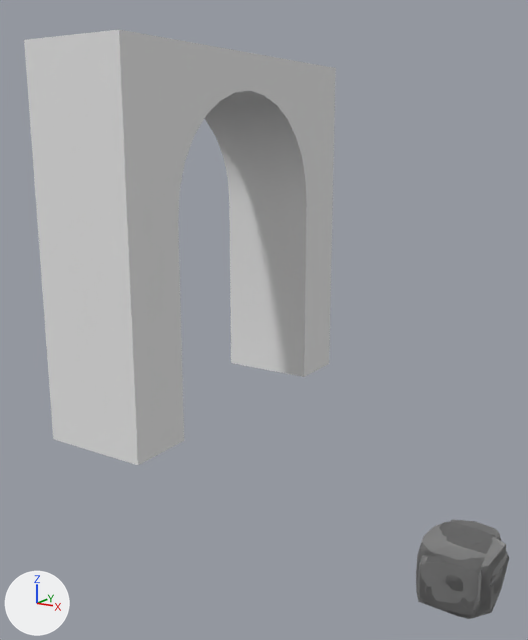
Before and after pictures for a commit that changed the Blender file Data/Blender/Shaina/tunnel_und_steine_pack.blend.
Both versions are drawn from a camera (50 mm lens) standing at (5.77, -6.14, 3.85) and looking at (0.77, 1.65, 1.59). Arrows for +X, +Y and +Z are at lower left; the lights stay in place.

The older version as bpy lines, for what is in view:
```python
ob_rock_1_005 = bpy.data.objects.new('rock_1.005', me_pm3d_cube3d1_133)
ob_rock_1_005.location = (4.01, 0.0, 0.0)
ob_rock_2_010 = bpy.data.objects.new('rock_2.010', me_pm3d_cube3d1_1_039)
ob_rock_2_010.location = (4.01, 0.0, 0.0)
ob_rock_3_008 = bpy.data.objects.new('rock_3.008', me_pm3d_cube3d1_2_130)
ob_rock_3_008.location = (4.01, 0.0, 0.0)
ob_rock_4_004 = bpy.data.objects.new('rock_4.004', me_pm3d_cube3d1_3_035)
ob_rock_4_004.location = (4.01, 0.0, 0.0)
ob_rock_5_001 = bpy.data.objects.new('rock_5.001', me_pm3d_cube3d1_4_035)
ob_rock_5_001.location = (4.01, 0.0, 0.0)
ob_rock_6_004 = bpy.data.objects.new('rock_6.004', me_pm3d_cube3d1_5_043)
ob_rock_6_004.location = (4.01, 0.0, 0.0)
ob_wall_arch_big_01 = bpy.data.objects.new('Wall_Arch_Big_01', me_cube_014)
ob_wall_arch_big_01.location = (0.0, 0.0, 0.0)
```
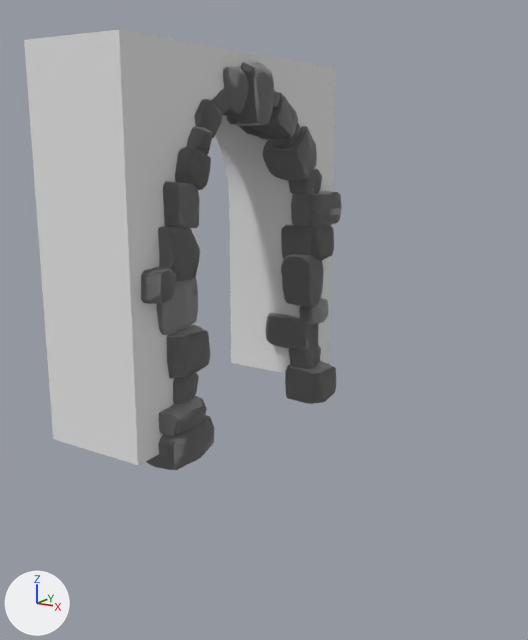
Patch to the scene script:
```diff
--- a/Data/Blender/Shaina/tunnel_und_steine_pack.blend.py
+++ b/Data/Blender/Shaina/tunnel_und_steine_pack.blend.py
@@ ob_rock_1_005 @@
 ob_rock_1_005 = bpy.data.objects.new('rock_1.005', me_pm3d_cube3d1_133)
-ob_rock_1_005.location = (4.01, 0.0, 0.0)
+ob_rock_1_005.location = (-0.02, 0.8, 0.05)
@@ ob_rock_2_010 @@
 ob_rock_2_010 = bpy.data.objects.new('rock_2.010', me_pm3d_cube3d1_1_039)
-ob_rock_2_010.location = (4.01, 0.0, 0.0)
+ob_rock_2_010.location = (-0.02, 2.5, 4.47)
+ob_rock_2_010.rotation_euler = (1.571, 0.0, 0.0)  # degrees (90, 0, 0)
@@ ob_rock_3_008 @@
 ob_rock_3_008 = bpy.data.objects.new('rock_3.008', me_pm3d_cube3d1_2_130)
-ob_rock_3_008.location = (4.01, 0.0, 0.0)
+ob_rock_3_008.location = (0.0, 4.31, -0.09)
@@ ob_rock_4_004 @@
 ob_rock_4_004 = bpy.data.objects.new('rock_4.004', me_pm3d_cube3d1_3_035)
-ob_rock_4_004.location = (4.01, 0.0, 0.0)
+ob_rock_4_004.location = (-0.12, 0.72, 0.44)
@@ ob_rock_5_001 @@
 ob_rock_5_001 = bpy.data.objects.new('rock_5.001', me_pm3d_cube3d1_4_035)
-ob_rock_5_001.location = (4.01, 0.0, 0.0)
+ob_rock_5_001.location = (0.02, 2.09, 4.49)
+ob_rock_5_001.rotation_euler = (1.571, -0.0791, 1.571)  # degrees (90, -4.5, 90)
@@ ob_rock_6_004 @@
 ob_rock_6_004 = bpy.data.objects.new('rock_6.004', me_pm3d_cube3d1_5_043)
-ob_rock_6_004.location = (4.01, 0.0, 0.0)
+ob_rock_6_004.location = (-0.07, 0.88, 0.78)
@@ ob_rock_2_013 @@
+ob_rock_2_013 = bpy.data.objects.new('rock_2.013', me_pm3d_cube3d1_1_039)
+ob_rock_2_013.location = (-0.3, 4.18, 0.76)
+ob_rock_2_013.rotation_euler = (-0.0744, 1.622, 1.494)  # degrees (-4.3, 93, 86)
@@ ob_rock_6_010 @@
+ob_rock_6_010 = bpy.data.objects.new('rock_6.010', me_pm3d_cube3d1_5_043)
+ob_rock_6_010.location = (-0.05, 4.23, 0.35)
@@ ob_rock_5_005 @@
+ob_rock_5_005 = bpy.data.objects.new('rock_5.005', me_pm3d_cube3d1_4_035)
+ob_rock_5_005.location = (0.07, 4.31, 1.09)
+ob_rock_5_005.rotation_euler = (0.0, 1.571, 0.0)  # degrees (0, 90, 0)
@@ ob_rock_2_012 @@
+ob_rock_2_012 = bpy.data.objects.new('rock_2.012', me_pm3d_cube3d1_1_039)
+ob_rock_2_012.location = (-0.04, 4.09, 1.67)
+ob_rock_2_012.rotation_euler = (1.571, 0.0, 0.0)  # degrees (90, 0, 0)
@@ ob_rock_3_013 @@
+ob_rock_3_013 = bpy.data.objects.new('rock_3.013', me_pm3d_cube3d1_2_130)
+ob_rock_3_013.location = (-0.14, 4.39, 2.28)
@@ ob_rock_1_007 @@
+ob_rock_1_007 = bpy.data.objects.new('rock_1.007', me_pm3d_cube3d1_133)
+ob_rock_1_007.location = (0.01, 4.41, 2.79)
+ob_rock_1_007.rotation_euler = (0.128, 1.623, 0.127)  # degrees (7.3, 93, 7.3)
@@ ob_rock_6_009 @@
+ob_rock_6_009 = bpy.data.objects.new('rock_6.009', me_pm3d_cube3d1_5_043)
+ob_rock_6_009.location = (-0.07, 4.18, 3.23)
+ob_rock_6_009.rotation_euler = (0.015, 0.0, 0.0)  # degrees (0.9, 0, 0)
@@ ob_rock_3_012 @@
+ob_rock_3_012 = bpy.data.objects.new('rock_3.012', me_pm3d_cube3d1_2_130)
+ob_rock_3_012.location = (-0.18, 3.92, 3.63)
+ob_rock_3_012.rotation_euler = (0.814, 3.142, 0.0)  # degrees (47, 180, 0)
@@ ob_rock_6_008 @@
+ob_rock_6_008 = bpy.data.objects.new('rock_6.008', me_pm3d_cube3d1_5_043)
+ob_rock_6_008.location = (-0.16, 3.59, 4.01)
+ob_rock_6_008.rotation_euler = (-1.571, 0.757, -1.571)  # degrees (-90, 43, -90)
@@ ob_rock_1_006 @@
+ob_rock_1_006 = bpy.data.objects.new('rock_1.006', me_pm3d_cube3d1_133)
+ob_rock_1_006.location = (-0.22, 3.26, 4.22)
+ob_rock_1_006.rotation_euler = (0.0, 0.594, 1.571)  # degrees (0, 34, 90)
@@ ob_rock_5_004 @@
+ob_rock_5_004 = bpy.data.objects.new('rock_5.004', me_pm3d_cube3d1_4_035)
+ob_rock_5_004.location = (-0.07, 2.89, 4.45)
+ob_rock_5_004.rotation_euler = (0.215, 0.0, 3.142)  # degrees (12, 0, 180)
@@ ob_rock_5_003 @@
+ob_rock_5_003 = bpy.data.objects.new('rock_5.003', me_pm3d_cube3d1_4_035)
+ob_rock_5_003.location = (-0.13, 1.79, 4.32)
+ob_rock_5_003.rotation_euler = (-0.564, 0.0, 3.142)  # degrees (-32, 0, 180)
@@ ob_rock_6_007 @@
+ob_rock_6_007 = bpy.data.objects.new('rock_6.007', me_pm3d_cube3d1_5_043)
+ob_rock_6_007.location = (0.02, 0.37, 2.2)
@@ ob_rock_6_006 @@
+ob_rock_6_006 = bpy.data.objects.new('rock_6.006', me_pm3d_cube3d1_5_043)
+ob_rock_6_006.location = (-0.12, 1.5, 4.12)
+ob_rock_6_006.rotation_euler = (1.571, -0.63, -1.571)  # degrees (90, -36, -90)
@@ ob_rock_5_002 @@
+ob_rock_5_002 = bpy.data.objects.new('rock_5.002', me_pm3d_cube3d1_4_035)
+ob_rock_5_002.location = (-0.14, 1.25, 3.85)
+ob_rock_5_002.rotation_euler = (0.0, -1.125, 1.571)  # degrees (0, -64, 90)
@@ ob_rock_6_005 @@
+ob_rock_6_005 = bpy.data.objects.new('rock_6.005', me_pm3d_cube3d1_5_043)
+ob_rock_6_005.location = (0.06, 1.07, 3.51)
+ob_rock_6_005.rotation_euler = (-1.571, 1.168, -1.571)  # degrees (-90, 67, -90)
@@ ob_rock_2_011 @@
+ob_rock_2_011 = bpy.data.objects.new('rock_2.011', me_pm3d_cube3d1_1_039)
+ob_rock_2_011.location = (-0.19, 0.85, 3.11)
+ob_rock_2_011.rotation_euler = (-3.142, 1.453, -1.571)  # degrees (-180, 83, -90)
@@ ob_rock_3_011 @@
+ob_rock_3_011 = bpy.data.objects.new('rock_3.011', me_pm3d_cube3d1_2_130)
+ob_rock_3_011.location = (-0.12, 0.76, 2.53)
+ob_rock_3_011.rotation_euler = (0.0, 1.517, -1.571)  # degrees (0, 87, -90)
@@ ob_rock_4_005 @@
+ob_rock_4_005 = bpy.data.objects.new('rock_4.005', me_pm3d_cube3d1_3_035)
+ob_rock_4_005.location = (-0.05, 0.77, 1.88)
+ob_rock_4_005.rotation_euler = (0.0126, 1.635, 0.0223)  # degrees (0.7, 94, 1.3)
@@ ob_rock_3_009 @@
+ob_rock_3_009 = bpy.data.objects.new('rock_3.009', me_pm3d_cube3d1_2_130)
+ob_rock_3_009.location = (-0.15, 0.94, 1.26)
```

What differs and where, as boxes [x1, y1, x2, y2] in the pictures (528 x 640 px):
'rock_2.010', moved, turned
    before: [421, 522, 495, 604]
    after: [226, 62, 274, 126]
'rock_3.008', moved
    before: [416, 524, 506, 619]
    after: [285, 361, 336, 404]
'rock_1.005', moved
    before: [419, 519, 501, 615]
    after: [146, 415, 214, 470]
'rock_2.012', added (black)
    after: [281, 254, 324, 307]
'rock_3.012', added
    after: [262, 126, 317, 181]
'rock_3.009', added
    after: [167, 324, 210, 378]
'rock_3.011', added (black)
    after: [158, 226, 200, 281]
'rock_4.005', added
    after: [156, 278, 198, 335]
'rock_4.004', moved
    before: [481, 551, 509, 607]
    after: [159, 396, 207, 436]
'rock_1.007', added
    after: [291, 191, 342, 228]
'rock_3.013', added (black)
    after: [281, 225, 334, 261]
'rock_2.011', added
    after: [163, 181, 200, 228]
'rock_2.013', added (black)
    after: [265, 313, 318, 350]
'rock_1.006', added
    after: [238, 93, 298, 140]
'rock_6.005', added (black)
    after: [175, 147, 211, 190]
'rock_6.007', added
    after: [141, 267, 177, 304]
'rock_5.001', moved, turned (not visible before)
    after: [223, 67, 249, 115]
'rock_6.006', added (black)
    after: [194, 99, 222, 138]
'rock_6.004', moved (not visible before)
    after: [173, 373, 199, 404]
'rock_6.010', added
    after: [289, 344, 321, 369]
'rock_6.009', added (black)
    after: [288, 169, 322, 195]
'rock_5.005', added
    after: [299, 298, 328, 325]
'rock_5.002', added
    after: [186, 126, 213, 155]
'rock_5.003', added
    after: [211, 88, 230, 115]
'rock_6.008', added
    after: [267, 123, 300, 148]
'rock_5.004', added
    after: [273, 91, 280, 108]
